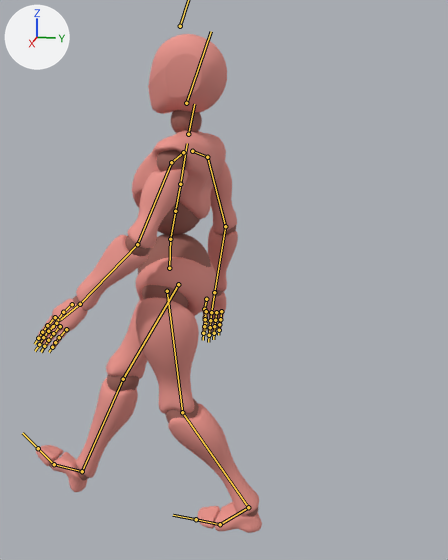
Two versions of the FBX model Assets/Characters/Animation/Female Walk.fbx, one commit apart.
Camera for both pictures: a 50 mm camera at (2.03, -0.41, 1.45) aimed at (-0.01, -0.82, 0.94). Lighting does not change. The marker at upper left points along +X, +Y and +Z. Both versions are drawn at frame 24 of the action 'mixamo.com'; the numbers are the values there. The bones that bend it are drawn over the model as lines.

Objects in the first picture: 'Beta_Joints', 'Beta_Surface'.
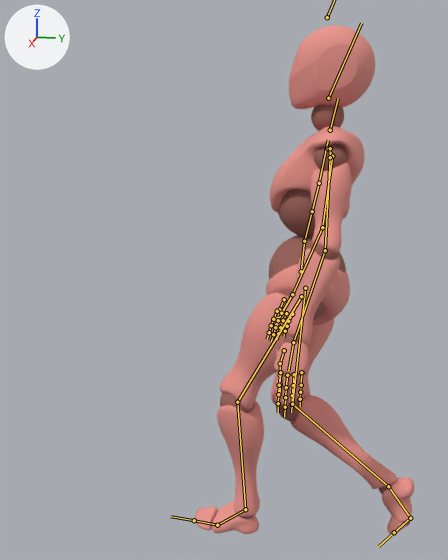
Location of each change, (x1, y1, x2, y2) in pixels of the pictures (448 x 560 px):
'Beta_Surface', posed
    before: (36, 34, 262, 533)
    after: (195, 25, 414, 535)
'Beta_Joints', posed (10% narrower)
    before: (40, 110, 258, 516)
    after: (215, 105, 411, 527)
bone 'mixamorig:Hips', root to tip
    before: (169, 268) to (170, 238)
    after: (301, 271) to (304, 240)
bone 'mixamorig:Spine', root to tip
    before: (170, 239) to (175, 211)
    after: (304, 241) to (312, 211)
bone 'mixamorig:Spine1', root to tip
    before: (175, 211) to (180, 184)
    after: (312, 211) to (319, 183)
bone 'mixamorig:Spine2', root to tip
    before: (180, 184) to (187, 143)
    after: (319, 183) to (328, 140)
bone 'mixamorig:Head', root to tip
    before: (186, 103) to (211, 31)
    after: (328, 98) to (361, 23)
bone 'mixamorig:RightShoulder', root to tip
    before: (192, 151) to (207, 157)
    after: (328, 148) to (332, 156)
bone 'mixamorig:RightArm', root to tip
    before: (207, 157) to (225, 226)
    after: (332, 156) to (322, 227)
bone 'mixamorig:RightHand', root to tip
    before: (214, 292) to (212, 309)
    after: (292, 294) to (283, 310)
bone 'mixamorig:LeftShoulder', root to tip
    before: (183, 152) to (171, 162)
    after: (330, 148) to (330, 157)
bone 'mixamorig:LeftArm', root to tip
    before: (171, 162) to (137, 244)
    after: (330, 157) to (325, 250)
bone 'mixamorig:LeftForeArm', root to tip
    before: (137, 244) to (80, 304)
    after: (325, 250) to (293, 342)
bone 'mixamorig:LeftHand', root to tip
    before: (80, 304) to (59, 320)
    after: (293, 342) to (288, 370)
bone 'mixamorig:RightUpLeg', root to tip
    before: (178, 284) to (123, 379)
    after: (305, 288) to (292, 404)
bone 'mixamorig:RightLeg', root to tip
    before: (123, 379) to (82, 471)
    after: (292, 404) to (388, 486)
bone 'mixamorig:RightFoot', root to tip
    before: (82, 471) to (54, 464)
    after: (388, 486) to (410, 518)
bone 'mixamorig:RightToeBase', root to tip
    before: (54, 464) to (38, 448)
    after: (410, 518) to (394, 532)
bone 'mixamorig:LeftUpLeg', root to tip
    before: (167, 291) to (182, 412)
    after: (301, 296) to (237, 402)
bone 'mixamorig:LeftLeg', root to tip
    before: (182, 412) to (248, 507)
    after: (237, 402) to (245, 509)
bone 'mixamorig:LeftFoot', root to tip
    before: (248, 507) to (220, 524)
    after: (245, 509) to (217, 525)

The edits, one by one:
Bone 'mixamorig:Hips' (bone_mixamorig_hips) moves from (-0.7, -6.0, 100.0) to (0.9, -5.4, 54.2).
Bone 'mixamorig:Hips' (bone_mixamorig_hips) turns from (-2, 2, 7) to (-4, -1, 5) degrees about its own x, y and z.
Bone 'mixamorig:Spine' (bone_mixamorig_spine) turns from (0, -2, -6) to (1, 3, -2) degrees about its own x, y and z.
Bone 'mixamorig:Spine1' (bone_mixamorig_spine1) turns from (-1, -2, -2) to (0, 2, 0) degrees about its own x, y and z.
Bone 'mixamorig:Spine2' (bone_mixamorig_spine2) turns from (-1, -2, -2) to (0, 2, 0) degrees about its own x, y and z.
Bone 'mixamorig:Head' (bone_mixamorig_head) turns from (-10, 0, -4) to (-11, -5, -4) degrees about its own x, y and z.
Bone 'mixamorig:RightShoulder' (bone_mixamorig_rightshoulder) turns from (11, -3, -1) to (10, -3, 1) degrees about its own x, y and z.
Bone 'mixamorig:RightArm' (bone_mixamorig_rightarm) turns from (67, -23, -21) to (63, -18, -35) degrees about its own x, y and z.
Bone 'mixamorig:RightHand' (bone_mixamorig_righthand) turns from (-4, 17, 1) to (-13, 29, -1) degrees about its own x, y and z.
Bone 'mixamorig:LeftShoulder' (bone_mixamorig_leftshoulder) turns from (10, 5, 12) to (11, 6, 15) degrees about its own x, y and z.
Bone 'mixamorig:LeftArm' (bone_mixamorig_leftarm) turns from (50, 6, 18) to (61, 9, 11) degrees about its own x, y and z.
Bone 'mixamorig:LeftForeArm' (bone_mixamorig_leftforearm) turns from (0, 0, 35) to (0, 0, 17) degrees about its own x, y and z.
Bone 'mixamorig:LeftHand' (bone_mixamorig_lefthand) turns from (-18, -18, -4) to (-10, -15, -12) degrees about its own x, y and z.
Bone 'mixamorig:RightUpLeg' (bone_mixamorig_rightupleg) turns from (28, 10, -1) to (0, 11, -7) degrees about its own x, y and z.
Bone 'mixamorig:RightLeg' (bone_mixamorig_rightleg) turns from (-2, -2, 0) to (-54, -2, -2) degrees about its own x, y and z.
Bone 'mixamorig:RightFoot' (bone_mixamorig_rightfoot) turns from (11, -7, -7) to (-38, 0, 0) degrees about its own x, y and z.
Bone 'mixamorig:RightToeBase' (bone_mixamorig_righttoebase) turns from (0, 0, 0) to (33, 0, 0) degrees about its own x, y and z.
Bone 'mixamorig:LeftUpLeg' (bone_mixamorig_leftupleg) turns from (-9, -3, -6) to (24, 5, -4) degrees about its own x, y and z.
Bone 'mixamorig:LeftLeg' (bone_mixamorig_leftleg) turns from (-22, 7, -6) to (-26, -3, -6) degrees about its own x, y and z.
Bone 'mixamorig:LeftFoot' (bone_mixamorig_leftfoot) turns from (28, 8, 10) to (-1, 5, 3) degrees about its own x, y and z.
